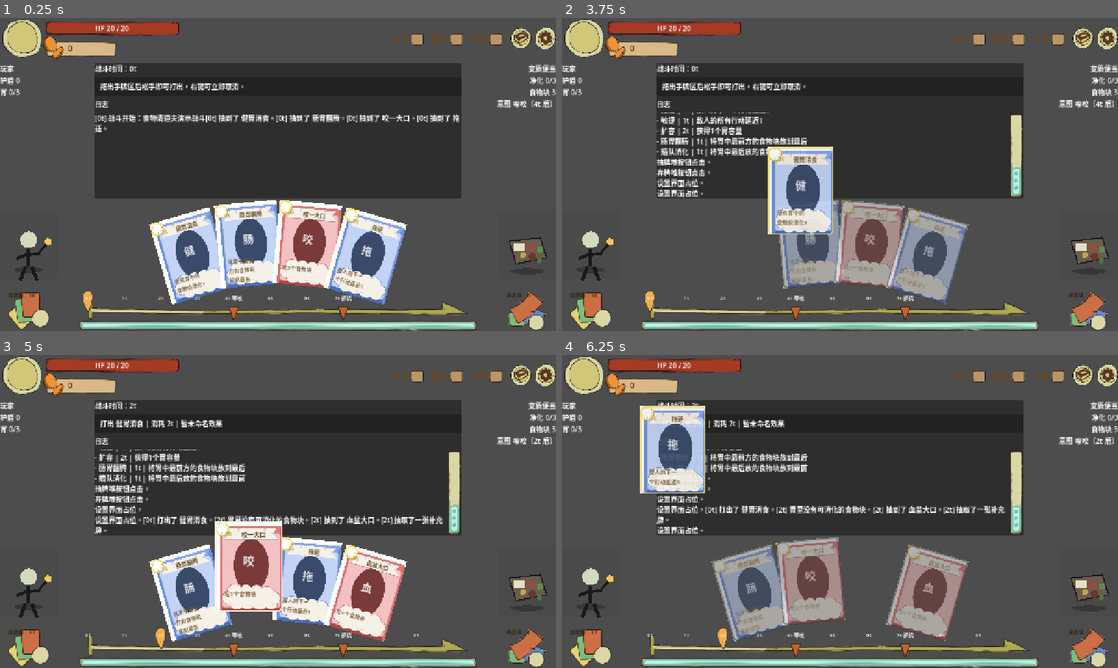
Above: before the commit, frames 1-4 (two rows, left to right).
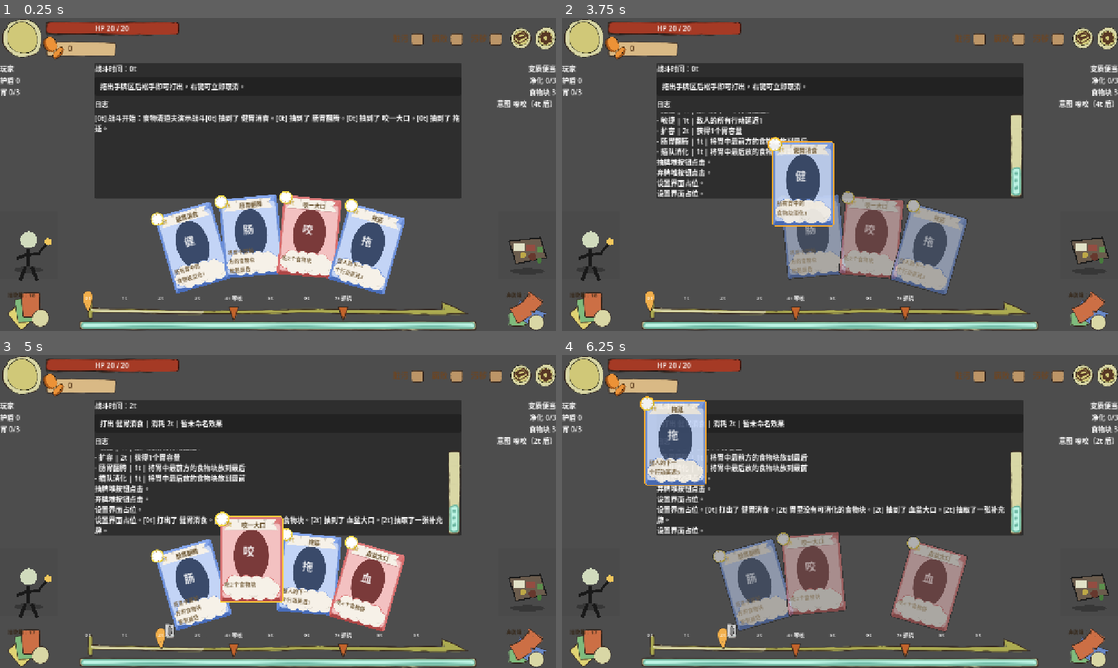
Above: after the commit, the same moments.

Repository: ddd-Deng/food-cleaner
Game: Godot game, scene res://scenes/battle/battle_scene.tscn
Same seed, same stepped clock (60 frames per second), same inputs: the game is played once before the commit and once after it. This scene is started directly instead of the project's main scene.
Inputs (mouse positions are in pixels of both pictures, inside the frame that each line leads up to):
- Up to frame 1 (0.25 s): no input
- Up to frame 2 (3.75 s): click (1084, 39) at 0.5 s; click (589, 312) at 1.25 s; click (1090, 312) at 2 s; click (1106, 39) at 2.75 s; tap Enter at 3.5 s; drag from (751, 255) to (895, 105) at 3.52 s
- Up to frame 3 (5 s): drag from (189, 592) to (250, 574) at 4.27 s
- Up to frame 4 (6.25 s): move the mouse to (812, 567) at 5.02 s; hold D (move_right) 5.03-5.75 s; hold E (interact) 5.03-5.75 s; click (812, 567) at 5.17 s; tap Space at 5.75 s; drag from (867, 580) to (673, 464) at 5.77 s

The runs differ from the first frame. In frame 1, 7.9% of the frame differs, in the area x 26-74%, y 55-92%; in frame 2, 6.9%; in frame 3, 8.0%, in the area x 26-74%, y 50-92%; in frame 4, 8.0%.

Commit message:
透明卡牌和卡牌标记

Diff:
--- a/scenes/battle/battle_scene.tscn
+++ b/scenes/battle/battle_scene.tscn
@@ -315,6 +315,7 @@
 theme_override_constants/margin_bottom = 8
 
 [node name="EffectBannerLabel" type="Label" parent="Root/Layout/MainRow/CentreColumn/TimeLogPanel/TimeLogInner/EffectBanner/EffectBannerInner" unique_id=1938284100]
+custom_minimum_size = Vector2(0, 24)
 layout_mode = 2
 text = "拖拽手牌到出牌区后，这里会显示效果摘要。"
 vertical_alignment = 1
@@ -357,7 +358,7 @@
 size_flags_vertical = 3
 
 [node name="BottomRow" type="HBoxContainer" parent="Root/Layout" unique_id=2026744775]
-custom_minimum_size = Vector2(0, 260)
+custom_minimum_size = Vector2(0, 286)
 layout_mode = 2
 theme_override_constants/separation = 28
 
--- a/scenes/ui/card_view.tscn
+++ b/scenes/ui/card_view.tscn
@@ -1,23 +1,13 @@
 [gd_scene format=3 uid="uid://3v0jxbbisn7d"]
 
 [ext_resource type="Script" uid="uid://c7rc1metto70u" path="res://scripts/ui/card_view.gd" id="1"]
-[ext_resource type="Texture2D" uid="uid://btqywj3se3f1j" path="res://sprites/card_backgrounds/attack_card.png" id="2_attack"]
+[ext_resource type="Texture2D" uid="uid://yutrrgd3ri71" path="res://sprites/攻击卡.png" id="2_attack"]
 
-[sub_resource type="StyleBoxFlat" id="StyleBoxFlat_hover_outline"]
-bg_color = Color(0, 0, 0, 0)
-draw_center = false
-border_width_left = 3
-border_width_top = 3
-border_width_right = 3
-border_width_bottom = 3
-border_color = Color(0.95, 0.95, 0.9, 1)
-corner_radius_top_left = 8
-corner_radius_top_right = 8
-corner_radius_bottom_right = 8
-corner_radius_bottom_left = 8
+[sub_resource type="AtlasTexture" id="AtlasTexture_attack_card"]
+atlas = ExtResource("2_attack")
+region = Rect2(332, 191, 336, 448)
 
 [node name="CardView" type="Control" unique_id=121550463]
-clip_contents = true
 custom_minimum_size = Vector2(144, 192)
 layout_mode = 3
 anchors_preset = 0
@@ -31,11 +21,11 @@
 anchor_bottom = 1.0
 grow_horizontal = 2
 grow_vertical = 2
-texture = ExtResource("2_attack")
+texture = SubResource("AtlasTexture_attack_card")
 expand_mode = 1
 stretch_mode = 6
 
-[node name="StateOutline" type="Panel" parent="." unique_id=882219644]
+[node name="StateOutline" type="TextureRect" parent="." unique_id=882219644]
 visible = false
 layout_mode = 1
 anchors_preset = 15
@@ -44,7 +34,9 @@
 grow_horizontal = 2
 grow_vertical = 2
 mouse_filter = 2
-theme_override_styles/panel = SubResource("StyleBoxFlat_hover_outline")
+texture = SubResource("AtlasTexture_attack_card")
+expand_mode = 1
+stretch_mode = 6
 
 [node name="Margin" type="MarginContainer" parent="." unique_id=2130627266]
 layout_mode = 1
--- a/scripts/runtime/battle_rules.gd
+++ b/scripts/runtime/battle_rules.gd
@@ -56,6 +56,7 @@
 		_refresh_battle_readouts(state)
 		return true
 
+	_record_card_effect(state, card)
 	if card.definition != null:
 		for effect in card.definition.effects:
 			_apply_effect(state, effect)
@@ -322,6 +323,14 @@
 	state.set_timeline(_build_timeline_preview(state))
 	_update_enemy_intent(state)
 
+static func _record_card_effect(state: BattleState, card: CardInstance) -> void:
+	state.add_card_effect_record(CardEffectRecord.from_card(
+		card,
+		state.battle_time,
+		state.last_played_effect_summary,
+		state.last_played_sequence
+	))
+
 static func _build_timeline_preview(state: BattleState) -> Array[String]:
 	var entries: Array[String] = []
 	var start_time: int = TIMELINE_HISTORY_START_TIME
--- a/scripts/runtime/battle_state.gd
+++ b/scripts/runtime/battle_state.gd
@@ -22,6 +22,7 @@
 var stomach: Array[FoodBlockInstance] = []
 var enemy: EnemyRuntime
 var timeline_entries: Array[String] = []
+var card_effect_records: Array[CardEffectRecord] = []
 var last_played_card_name: String = ""
 var last_played_card_time_cost: int = 0
 var last_played_effect_summary: String = ""
@@ -56,3 +57,15 @@
 
 func set_timeline(entries: Array[String]) -> void:
 	timeline_entries = entries.duplicate()
+
+func add_card_effect_record(record: CardEffectRecord) -> void:
+	if record == null:
+		return
+	card_effect_records.append(record)
+
+func get_card_effect_records_at_time(time_point: int) -> Array[CardEffectRecord]:
+	var records: Array[CardEffectRecord] = []
+	for record in card_effect_records:
+		if record != null and record.time_point == time_point:
+			records.append(record)
+	return records
--- /dev/null
+++ b/scripts/runtime/card_effect_record.gd
@@ -0,0 +1,28 @@
+extends RefCounted
+class_name CardEffectRecord
+
+var time_point: int = 0
+var card_id: StringName = &""
+var card_name: String = ""
+var card_type: BattleTypes.CardType = BattleTypes.CardType.NONE
+var time_cost: int = 0
+var effect_summary: String = ""
+var sequence: int = 0
+
+static func from_card(
+	card: CardInstance,
+	new_time_point: int,
+	new_effect_summary: String,
+	new_sequence: int
+) -> CardEffectRecord:
+	var record := CardEffectRecord.new()
+	record.time_point = max(0, new_time_point)
+	record.time_cost = max(0, card.get_time_cost()) if card != null else 0
+	record.effect_summary = new_effect_summary
+	record.sequence = max(0, new_sequence)
+	if card != null:
+		record.card_name = card.get_display_name()
+		record.card_type = card.get_card_type()
+		if card.definition != null:
+			record.card_id = card.definition.id
+	return record
--- a/scripts/ui/battle_scene.gd
+++ b/scripts/ui/battle_scene.gd
@@ -33,6 +33,7 @@
 const TIMELINE_BASE_TEXTURE: Texture2D = preload("res://sprites/时间轴/时间轴.png")
 const TIMELINE_MARKER_TEXTURE: Texture2D = preload("res://sprites/时间轴/时间轴上的标记点.png")
 const TIMELINE_CURRENT_TEXTURE: Texture2D = preload("res://sprites/时间轴/当前回合标记.png")
+const TIMELINE_CARD_EFFECT_TEXTURE: Texture2D = preload("res://sprites/时间轴/卡牌生效卡牌标记.png")
 const PURIFICATION_PROGRESS_TEXTURE: Texture2D = preload("res://sprites/净化进度、.png")
 
 const TIMELINE_BASE_REGION := Rect2(252, 666, 839, 52)
@@ -44,10 +45,13 @@
 const PURIFICATION_EMPTY_REGION := Rect2(779, 19, 49, 57)
 const PURIFICATION_DONE_REGION := Rect2(970, 19, 59, 57)
 const PURIFICATION_ICON_SIZE := Vector2(30, 34)
+const TIMELINE_CARD_EFFECT_MARKER_SIZE := Vector2(16, 25)
 const TIMELINE_SLOT_WIDTH := 84.0
 const TIMELINE_LEFT_PADDING := 22.0
 const TIMELINE_TRACK_Y := 30.0
 const TIMELINE_ACTION_MARKER_Y := 50.0
+const TIMELINE_CARD_EFFECT_MARKER_Y := 4.0
+const TIMELINE_CARD_EFFECT_MARKER_X_OFFSET := 18.0
 const TIMELINE_CURRENT_Y := 14.0
 const TIMELINE_LABEL_Y := 22.0
 const TIMELINE_MIN_HEIGHT := 82.0
@@ -60,6 +64,7 @@
 var _last_purification_index_seen: int = -1
 var _pending_definition: BattleDefinition
 var _started_once: bool = false
+var _card_effect_preview_popup: CardEffectPreviewPopup
 
 func _ready() -> void:
 	player_actor_view.set_actor_mode(BattleActorView.MODE_PLAYER)
@@ -67,6 +72,7 @@
 	ScrollBarSkin.apply_to_scroll_container(log_scroll)
 	ScrollBarSkin.apply_to_rich_text_label(log_text)
 	ScrollBarSkin.apply_compact_horizontal_to_scroll_container(timeline_scroll)
+	_create_card_effect_preview_popup()
 
 	controller.state_changed.connect(_on_state_changed)
 	controller.log_added.connect(_on_log_added)
@@ -200,6 +206,7 @@
 	)
 
 func _rebuild_timeline(state: BattleState) -> void:
+	_hide_card_effect_preview()
 	for child in timeline_strip.get_children():
 		child.queue_free()
 	var entry_count: int = state.timeline_entries.size()
@@ -233,6 +240,9 @@
 	for i in range(entry_count):
 		var time_point: int = i
 		var marker_x: float = TIMELINE_LEFT_PADDING + TIMELINE_SLOT_WIDTH * i
+		var card_effect_records := state.get_card_effect_records_at_time(time_point)
+		if not card_effect_records.is_empty():
+			timeline_strip.add_child(_build_card_effect_marker(card_effect_records, marker_x))
 		if _timeline_time_has_action(state, time_point):
 			var action_marker := TextureRect.new()
 			var action_region: Rect2 = TIMELINE_MARKER_REGIONS[0]
@@ -272,6 +282,33 @@
 func _timeline_time_has_action(state: BattleState, time_point: int) -> bool:
 	return state.enemy != null and not state.enemy.get_action_labels_at_time(time_point).is_empty()
 
+func _build_card_effect_marker(records: Array[CardEffectRecord], marker_x: float) -> CardEffectTimelineMarker:
+	var marker := CardEffectTimelineMarker.new()
+	var marker_position := Vector2(
+		marker_x + TIMELINE_CARD_EFFECT_MARKER_X_OFFSET - TIMELINE_CARD_EFFECT_MARKER_SIZE.x * 0.5,
+		TIMELINE_CARD_EFFECT_MARKER_Y
+	)
+	marker.setup(records, TIMELINE_CARD_EFFECT_TEXTURE, marker_position, TIMELINE_CARD_EFFECT_MARKER_SIZE)
+	marker.preview_requested.connect(_show_card_effect_preview)
+	marker.preview_dismissed.connect(_hide_card_effect_preview)
+	return marker
+
+func _create_card_effect_preview_popup() -> void:
+	if _card_effect_preview_popup != null:
+		return
+	_card_effect_preview_popup = CardEffectPreviewPopup.new()
+	add_child(_card_effect_preview_popup)
+	_card_effect_preview_popup.z_index = 2000
+
+func _show_card_effect_preview(records: Array[CardEffectRecord], marker_global_rect: Rect2) -> void:
+	if _card_effect_preview_popup == null:
+		return
+	_card_effect_preview_popup.show_records(records, marker_global_rect)
+
+func _hide_card_effect_preview() -> void:
+	if _card_effect_preview_popup != null:
+		_card_effect_preview_popup.hide_preview()
+
 func _on_card_released_outside_hand(index: int) -> void:
 	_play_card_from_hand(index)
 
--- /dev/null
+++ b/scripts/ui/card_effect_preview_popup.gd
@@ -0,0 +1,96 @@
+extends PanelContainer
+class_name CardEffectPreviewPopup
+
+const MAX_VISIBLE_RECORDS := 3
+const DEFAULT_SIZE := Vector2(270, 118)
+const VIEWPORT_PADDING := 12.0
+const MARKER_GAP := 10.0
+
+var _title_label: Label
+var _content_label: Label
+
+func _ready() -> void:
+	visible = false
+	mouse_filter = Control.MOUSE_FILTER_IGNORE
+	custom_minimum_size = DEFAULT_SIZE
+	_build_content()
+
+func show_records(records: Array[CardEffectRecord], marker_global_rect: Rect2) -> void:
+	if records.is_empty():
+		hide_preview()
+		return
+	if _title_label == null:
+		_build_content()
+
+	var time_point: int = records[0].time_point
+	_title_label.text = "卡牌生效于 %dt" % time_point
+	_content_label.text = _records_text(records)
+	visible = true
+	size = DEFAULT_SIZE
+	_reposition_near_marker(marker_global_rect)
+
+func hide_preview() -> void:
+	visible = false
+
+func _build_content() -> void:
+	if _title_label != null:
+		return
+	var margin := MarginContainer.new()
+	margin.add_theme_constant_override("margin_left", 12)
+	margin.add_theme_constant_override("margin_top", 10)
+	margin.add_theme_constant_override("margin_right", 12)
+	margin.add_theme_constant_override("margin_bottom", 10)
+	add_child(margin)
+
+	var column := VBoxContainer.new()
+	column.add_theme_constant_override("separation", 6)
+	margin.add_child(column)
+
+	_title_label = Label.new()
+	_title_label.add_theme_font_size_override("font_size", 14)
+	_title_label.add_theme_color_override("font_color", Color(0.30, 0.21, 0.12, 1.0))
+	column.add_child(_title_label)
+
+	_content_label = Label.new()
+	_content_label.add_theme_font_size_override("font_size", 12)
+	_content_label.add_theme_color_override("font_color", Color(0.42, 0.31, 0.18, 1.0))
+	_content_label.autowrap_mode = TextServer.AUTOWRAP_WORD_SMART
+	column.add_child(_content_label)
+
+	var panel_style := StyleBoxFlat.new()
+	panel_style.bg_color = Color(1.0, 0.94, 0.78, 0.96)
+	panel_style.border_color = Color(0.39, 0.24, 0.10, 1.0)
+	panel_style.border_width_left = 2
+	panel_style.border_width_top = 2
+	panel_style.border_width_right = 2
+	panel_style.border_width_bottom = 2
+	panel_style.corner_radius_top_left = 8
+	panel_style.corner_radius_top_right = 8
+	panel_style.corner_radius_bottom_left = 8
+	panel_style.corner_radius_bottom_right = 8
+	add_theme_stylebox_override("panel", panel_style)
+
+func _records_text(records: Array[CardEffectRecord]) -> String:
+	var lines: PackedStringArray = []
+	var visible_count: int = mini(records.size(), MAX_VISIBLE_RECORDS)
+	for i in range(visible_count):
+		var record: CardEffectRecord = records[i]
+		lines.append("%s | %dt | %s" % [
+			record.card_name,
+			record.time_cost,
+			record.effect_summary,
+		])
+	if records.size() > MAX_VISIBLE_RECORDS:
+		lines.append("还有 %d 张..." % (records.size() - MAX_VISIBLE_RECORDS))
+	return "\n".join(lines)
+
+func _reposition_near_marker(marker_global_rect: Rect2) -> void:
+	var viewport_rect := get_viewport_rect()
+	var desired_global_position := marker_global_rect.position + Vector2(marker_global_rect.size.x + MARKER_GAP, -DEFAULT_SIZE.y - MARKER_GAP)
+	if desired_global_position.x + DEFAULT_SIZE.x > viewport_rect.size.x - VIEWPORT_PADDING:
+		desired_global_position.x = marker_global_rect.position.x - DEFAULT_SIZE.x - MARKER_GAP
+	if desired_global_position.y < VIEWPORT_PADDING:
+		desired_global_position.y = marker_global_rect.position.y + marker_global_rect.size.y + MARKER_GAP
+	desired_global_position.x = clampf(desired_global_position.x, VIEWPORT_PADDING, viewport_rect.size.x - DEFAULT_SIZE.x - VIEWPORT_PADDING)
+	desired_global_position.y = clampf(desired_global_position.y, VIEWPORT_PADDING, viewport_rect.size.y - DEFAULT_SIZE.y - VIEWPORT_PADDING)
+	global_position = desired_global_position
--- /dev/null
+++ b/scripts/ui/card_effect_timeline_marker.gd
@@ -0,0 +1,25 @@
+extends TextureRect
+class_name CardEffectTimelineMarker
+
+signal preview_requested(records: Array[CardEffectRecord], marker_global_rect: Rect2)
+signal preview_dismissed
+
+var records: Array[CardEffectRecord] = []
+
+func _ready() -> void:
+	mouse_filter = Control.MOUSE_FILTER_STOP
+	tooltip_text = "查看卡牌生效"
+	mouse_entered.connect(_on_mouse_entered)
+	mouse_exited.connect(_on_mouse_exited)
+
+func setup(new_records: Array[CardEffectRecord], marker_texture: Texture2D, marker_position: Vector2, marker_size: Vector2) -> void:
+	records = new_records.duplicate()
+	texture = marker_texture
+	position = marker_position
+	size = marker_size
+
+func _on_mouse_entered() -> void:
+	preview_requested.emit(records, get_global_rect())
+
+func _on_mouse_exited() -> void:
+	preview_dismissed.emit()
--- a/scripts/ui/card_view.gd
+++ b/scripts/ui/card_view.gd
@@ -6,10 +6,57 @@
 const HOVER_HOLD_PADDING: float = 14.0
 const DRAG_START_DISTANCE: float = 8.0
 
-# The original art sheets are 1024x750; these files are cropped to the card body at 336x448.
-const ATTACK_CARD_TEXTURE: Texture2D = preload("res://sprites/card_backgrounds/attack_card.png")
-const SKILL_CARD_TEXTURE: Texture2D = preload("res://sprites/card_backgrounds/skill_card.png")
-const PURIFY_CARD_TEXTURE: Texture2D = preload("res://sprites/card_backgrounds/purify_card.png")
+# The original transparent art sheets are 1024x750; the card body sits in this 336x448 region.
+const CARD_BODY_REGION: Rect2 = Rect2(332, 191, 336, 448)
+const CARD_OUTLINE_SOURCE_PADDING: float = 8.0
+const ATTACK_CARD_TEXTURE: Texture2D = preload("res://sprites/攻击卡.png")
+const SKILL_CARD_TEXTURE: Texture2D = preload("res://sprites/技能卡.png")
+const PURIFY_CARD_TEXTURE: Texture2D = preload("res://sprites/净化卡.png")
+const OUTLINE_SHADER_CODE: String = """
+shader_type canvas_item;
+
+uniform vec4 outline_color : source_color = vec4(1.0, 0.82, 0.22, 1.0);
+uniform float outline_width = 3.0;
+uniform float alpha_threshold = 0.08;
+
+void fragment() {
+	float center_alpha = texture(TEXTURE, UV).a;
+	float neighbor_min = center_alpha;
+	float neighbor_max = center_alpha;
+	vec2 step_uv = TEXTURE_PIXEL_SIZE * outline_width;
+	vec2 half_step_uv = step_uv * 0.5;
+	vec2 directions[16] = vec2[](
+		vec2(1.0, 0.0),
+		vec2(0.9239, 0.3827),
+		vec2(0.7071, 0.7071),
+		vec2(0.3827, 0.9239),
+		vec2(0.0, 1.0),
+		vec2(-0.3827, 0.9239),
+		vec2(-0.7071, 0.7071),
+		vec2(-0.9239, 0.3827),
+		vec2(-1.0, 0.0),
+		vec2(-0.9239, -0.3827),
+		vec2(-0.7071, -0.7071),
+		vec2(-0.3827, -0.9239),
+		vec2(0.0, -1.0),
+		vec2(0.3827, -0.9239),
+		vec2(0.7071, -0.7071),
+		vec2(0.9239, -0.3827)
+	);
+
+	for (int index = 0; index < 16; index++) {
+		vec2 direction = directions[index];
+		float near_alpha = texture(TEXTURE, UV + direction * half_step_uv).a;
+		float far_alpha = texture(TEXTURE, UV + direction * step_uv).a;
+		neighbor_min = min(neighbor_min, min(near_alpha, far_alpha));
+		neighbor_max = max(neighbor_max, max(near_alpha, far_alpha));
+	}
+
+	float edge_strength = smoothstep(alpha_threshold, alpha_threshold + 0.12, neighbor_max)
+		* (1.0 - smoothstep(alpha_threshold, alpha_threshold + 0.12, neighbor_min));
+	COLOR = vec4(outline_color.rgb, outline_color.a * edge_strength);
+}
+"""
 
 signal drag_started(card_view: CardView)
 signal drag_ended(card_view: CardView, dropped_successfully: bool, release_global_position: Vector2, cancelled_by_user: bool)
@@ -26,7 +73,7 @@
 }
 
 @onready var background: TextureRect = $Background
-@onready var state_outline: Panel = $StateOutline
+@onready var state_outline: TextureRect = $StateOutline
 @onready var cost_label: Label = $Margin/Content/TopRow/CostLabel
 @onready var name_label: Label = $Margin/Content/TopRow/NameLabel
 @onready var art_label: Label = $Margin/Content/ArtSpacer/ArtLabel
@@ -49,6 +96,7 @@
 var _drag_pointer_offset: Vector2 = Vector2.ZERO
 var _drag_position: Vector2 = Vector2.ZERO
 var _press_global_position: Vector2 = Vector2.ZERO
+var _outline_material: ShaderMaterial
 
 func _ready() -> void:
 	_is_ui_ready = true
@@ -59,6 +107,7 @@
 	mouse_entered.connect(_on_mouse_entered)
 	mouse_exited.connect(_on_mouse_exited)
 	_configure_mouse_filters(self)
+	_configure_outline_material()
 	_refresh_content()
 	_apply_visual_state()
 
@@ -282,6 +331,7 @@
 	modulate = Color(1, 1, 1, 0.55) if visual_state == VisualState.DISABLED else Color.WHITE
 	custom_minimum_size = _get_card_size()
 	size = _get_card_size()
+	_apply_outline_bounds()
 	pivot_offset = _get_card_size() * 0.5
 	position = _drag_position if is_dragging else _hand_position
 	rotation_degrees = _hand_rotation_degrees
@@ -325,7 +375,10 @@
 func _refresh_background_texture() -> void:
 	if not _is_ui_ready or background == null:
 		return
-	background.texture = _card_texture_for_type()
+	var card_atlas := _card_atlas_for_type()
+	background.texture = card_atlas
+	if state_outline != null:
+		state_outline.texture = _card_outline_atlas_for_type()
 
 func _card_texture_for_type() -> Texture2D:
 	if card_instance == null:
@@ -340,16 +393,49 @@
 		_:
 			return ATTACK_CARD_TEXTURE
 
+func _card_atlas_for_type() -> AtlasTexture:
+	var card_atlas := AtlasTexture.new()
+	card_atlas.atlas = _card_texture_for_type()
+	card_atlas.region = CARD_BODY_REGION
+	return card_atlas
+
+func _card_outline_atlas_for_type() -> AtlasTexture:
+	var card_atlas := AtlasTexture.new()
+	card_atlas.atlas = _card_texture_for_type()
+	card_atlas.region = CARD_BODY_REGION.grow(CARD_OUTLINE_SOURCE_PADDING)
+	return card_atlas
+
+func _apply_outline_bounds() -> void:
+	if state_outline == null:
+		return
+	var card_size := _get_card_size()
+	var horizontal_padding := CARD_OUTLINE_SOURCE_PADDING * card_size.x / CARD_BODY_REGION.size.x
+	var vertical_padding := CARD_OUTLINE_SOURCE_PADDING * card_size.y / CARD_BODY_REGION.size.y
+	state_outline.offset_left = -horizontal_padding
+	state_outline.offset_top = -vertical_padding
+	state_outline.offset_right = horizontal_padding
+	state_outline.offset_bottom = vertical_padding
+
+func _configure_outline_material() -> void:
+	if state_outline == null:
+		return
+	var outline_shader := Shader.new()
+	outline_shader.code = OUTLINE_SHADER_CODE
+	_outline_material = ShaderMaterial.new()
+	_outline_material.shader = outline_shader
+	_outline_material.set_shader_parameter("outline_width", 2.0)
+	state_outline.material = _outline_material
+
 func _border_color_for_state() -> Color:
 	match visual_state:
 		VisualState.HOVERED:
-			return Color(0.95, 0.95, 0.90, 1.0)
+			return Color(1.0, 0.82, 0.22, 1.0)
 		VisualState.DRAGGING:
-			return Color(0.93, 0.83, 0.35, 1.0)
+			return Color(1.0, 0.68, 0.16, 1.0)
 		VisualState.PLAYABLE_OVER_DROP_ZONE:
-			return Color(0.64, 0.93, 0.52, 1.0)
+			return Color(0.86, 0.95, 0.32, 1.0)
 		VisualState.RESOLVING:
-			return Color(0.70, 0.70, 0.70, 1.0)
+			return Color(0.95, 0.78, 0.36, 1.0)
 		VisualState.DISABLED:
 			return Color(0.20, 0.20, 0.20, 1.0)
 		_:
@@ -358,17 +444,6 @@
 func _apply_outline_style() -> void:
 	if not _is_ui_ready or state_outline == null:
 		return
-	var outline_style := StyleBoxFlat.new()
-	outline_style.bg_color = Color(0, 0, 0, 0)
-	outline_style.border_width_left = 3
-	outline_style.border_width_top = 3
-	outline_style.border_width_right = 3
-	outline_style.border_width_bottom = 3
-	outline_style.border_color = _border_color_for_state()
-	outline_style.corner_radius_top_left = 8
-	outline_style.corner_radius_top_right = 8
-	outline_style.corner_radius_bottom_left = 8
-	outline_style.corner_radius_bottom_right = 8
-	outline_style.draw_center = false
 	state_outline.visible = visual_state != VisualState.IN_HAND
-	state_outline.add_theme_stylebox_override("panel", outline_style)
+	if _outline_material != null:
+		_outline_material.set_shader_parameter("outline_color", _border_color_for_state())
--- a/scripts/ui/hand_view.gd
+++ b/scripts/ui/hand_view.gd
@@ -12,6 +12,7 @@
 const MAX_HAND_COUNT: int = 8
 const MIN_CARD_SCALE: float = 0.84
 const HAND_BOTTOM_PADDING: float = 104.0
+const HAND_VERTICAL_OFFSET: float = -22.0
 const HAND_RELEASE_GRACE_HEIGHT: float = 24.0
 
 signal card_released_outside_hand(hand_index: int)
@@ -138,7 +139,7 @@
 func _hand_zone_top_global_y() -> float:
 	var layout_card_size: Vector2 = _card_size * _layout_card_scale
 	var base_y: float = maxf(0.0, size.y - layout_card_size.y - HAND_BOTTOM_PADDING)
-	var lifted_top_local_y: float = base_y - CARD_CENTER_LIFT * _layout_card_scale
+	var lifted_top_local_y: float = base_y + HAND_VERTICAL_OFFSET - CARD_CENTER_LIFT * _layout_card_scale
 	return global_position.y + lifted_top_local_y - HAND_RELEASE_GRACE_HEIGHT
 
 func _layout_cards() -> void:
@@ -169,7 +170,7 @@
 			normalized_offset = (float(index) - midpoint) / midpoint
 		var x: float = start_x + spacing * float(index)
 		var fan_rotation_degrees: float = FAN_MAX_ANGLE_DEGREES * normalized_offset
-		var desired_top_y: float = base_y - CARD_CENTER_LIFT * _layout_card_scale + CARD_EDGE_TOP_DROP * _layout_card_scale * pow(absf(normalized_offset), FAN_TOP_CURVE_POWER)
+		var desired_top_y: float = base_y + HAND_VERTICAL_OFFSET - CARD_CENTER_LIFT * _layout_card_scale + CARD_EDGE_TOP_DROP * _layout_card_scale * pow(absf(normalized_offset), FAN_TOP_CURVE_POWER)
 		var rotated_top_extent: float = _rotated_card_top_extent(layout_card_size, fan_rotation_degrees)
 		var y: float = desired_top_y - layout_card_size.y * 0.5 + rotated_top_extent
 		card_view.set_hand_layout_scale(_layout_card_scale)
Not shown, added: scripts/runtime/card_effect_record.gd.uid
Not shown, added: scripts/ui/card_effect_preview_popup.gd.uid
Not shown, added: scripts/ui/card_effect_timeline_marker.gd.uid
Binary file changed: sprites/净化卡.png
Binary file changed: sprites/技能卡.png
Binary file changed: sprites/攻击卡.png
Binary file added: sprites/时间轴/卡牌生效卡牌标记.png
Not shown, added: sprites/时间轴/卡牌生效卡牌标记.png.import
Binary file added: sprites/时间轴/卡牌生效标记.jpg
Not shown, added: sprites/时间轴/卡牌生效标记.jpg.import
Not shown, changed: devlog.md
